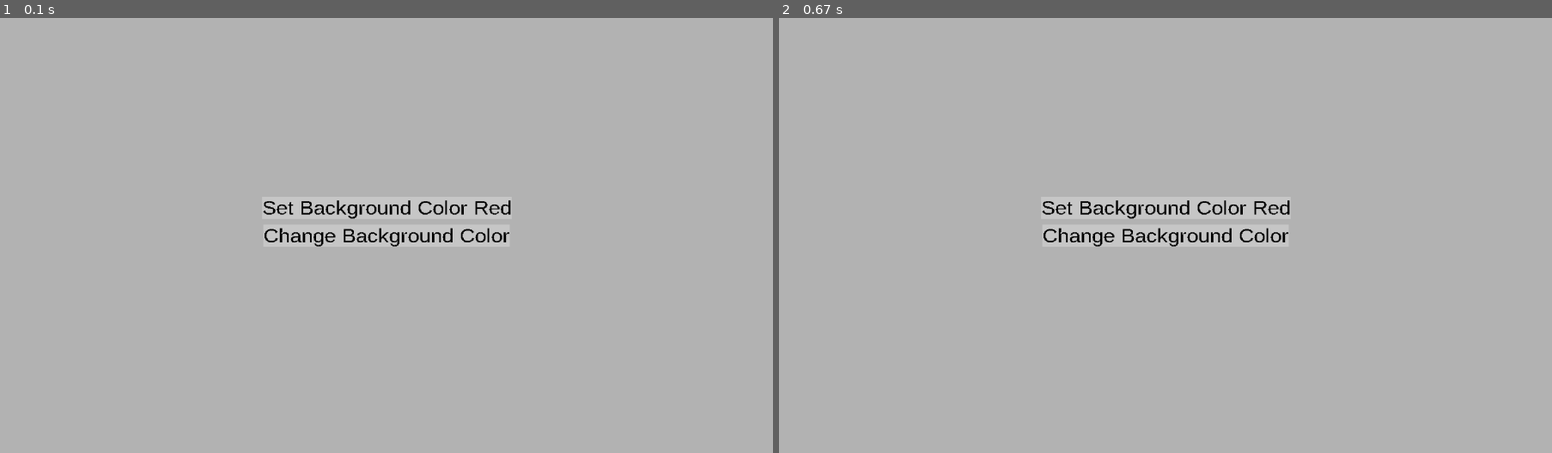
Above: before the commit, frames 1-2 (left to right).
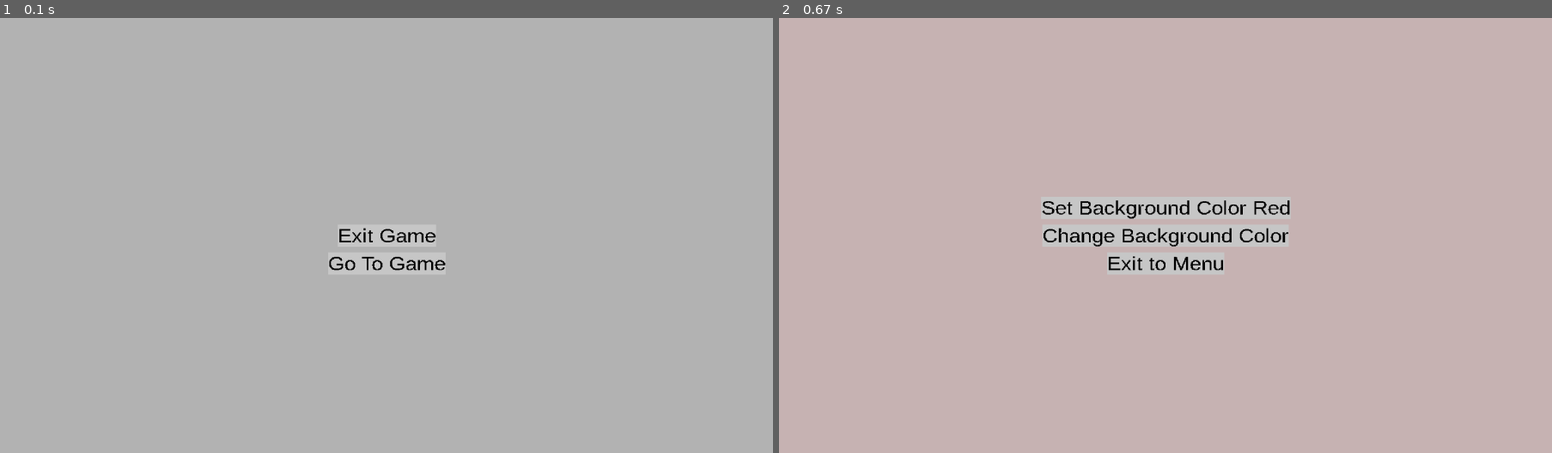
Above: after the commit, the same moments.

Repository: LZX1000/Games
Game: pygame game, started from space_platformer/main.py
Same seed, same stepped clock (60 frames per second), same inputs: the game is played once before the commit and once after it.
Inputs (mouse positions are in pixels of both pictures, inside the frame that each line leads up to):
- Up to frame 1 (0.1 s): no input
- Up to frame 2 (0.67 s): click (1134, 257) at 0.38 s

The runs differ from the first frame. In frame 1, 1.0% of the frame differs, in the area x 34-67%, y 41-59%; in frame 2, 0.2%.

Commit message:
Refractor gamestate handling, add game scene

Diff:
--- /dev/null
+++ b/space_platformer/config.py
@@ -0,0 +1,3 @@
+# config.py
+
+CURRENT_GAMESTATE = "menu"
--- a/space_platformer/game.py
+++ b/space_platformer/game.py
@@ -1,45 +1,64 @@
-# # game.py
+# menu.py
 
-# import pygame
+import pygame
 
-# from typing import Any
+from typing import Any
 
-# import random
+import random
 
-# from main import Gamestate, color
+import config
 
-# from button import *
+from button import *
 
 
-# class scene(Gamestate):
-#     __slots__ = (
-#         '__objects',
-#         '__colors'
-#     )
+class Scene():
+    __slots__ = (
+        '__objects',
+        '__colors'
+    )
 
-#     def __init__(self, display) -> None:
-#         super().__init__()
+    def __init__(self, display) -> None:
+        super().__init__()
 
-#         self.__colors: dict[str, color] = {
-#             'BACKGROUND_COLOR': (180, 180, 180)
-#         }
+        self.__colors: dict[str, tuple[int, int, int]] = {
+            'BACKGROUND_COLOR': (200, 180, 180)
+        }
 
-#         # Create buttons
-#         self.__objects: list[Any] = []
-#         self.__objects.append(Button(
-#             surface=(button_surface := display.get_font().render("Change Background Color", False, (0, 0, 0), (200, 200, 200))),
-#             topleft=(
-#                 display.get_internal_surface().get_width() // 2 - button_surface.get_width() // 2,
-#                 display.get_internal_surface().get_height() // 2 - button_surface.get_height() // 2
-#                 ),
-#             effect=lambda: setattr(self, self.__colors['BACKGROUND_COLOR'], random.choice([(0, 255, 0), (0, 0, 255), (255, 255, 0), (255, 0, 255), (0, 255, 255), (255, 128, 0)])),
-#             debug_color=(0, 255, 0)
-#         ))
-#         self.__objects.append(Button(
-#             surface=(button_surface := display.get_font().render("Set Background Color Red", False, (0, 0, 0), (200, 200, 200))),
-#             topleft=(
-#                 display.get_internal_surface().get_width() // 2 - button_surface.get_width() // 2,
-#                 display.get_internal_surface().get_height() // 2 - button_surface.get_height() // 2 - 50
-#                 ),
-#             effect=lambda: setattr(self, self.__colors['BACKGROUND_COLOR'], (255, 0, 0)),
-#         ))
+        # Create buttons
+        self.__objects: list[Any] = []
+        self.__objects.append(Button(
+            surface=(button_surface := display.get_font().render("Change Background Color", False, (0, 0, 0), (200, 200, 200))),
+            topleft=(
+                display.get_internal_surface().get_width() // 2 - button_surface.get_width() // 2,
+                display.get_internal_surface().get_height() // 2 - button_surface.get_height() // 2
+                ),
+            effect=lambda: self.__colors.__setitem__('BACKGROUND_COLOR', random.choice([(0, 255, 0), (0, 0, 255), (255, 255, 0), (255, 0, 255), (0, 255, 255), (255, 128, 0)])),
+            debug_color=(0, 255, 0)
+        ))
+        self.__objects.append(Button(
+            surface=(button_surface := display.get_font().render("Set Background Color Red", False, (0, 0, 0), (200, 200, 200))),
+            topleft=(
+                display.get_internal_surface().get_width() // 2 - button_surface.get_width() // 2,
+                display.get_internal_surface().get_height() // 2 - button_surface.get_height() // 2 - 50
+                ),
+            effect=lambda: self.__colors.__setitem__('BACKGROUND_COLOR', (255, 0, 0)),
+        ))
+        self.__objects.append(Button(
+            surface=(button_surface := display.get_font().render("Exit to Menu", False, (0, 0, 0), (200, 200, 200))),
+            topleft=(
+                display.get_internal_surface().get_width() // 2 - button_surface.get_width() // 2,
+                display.get_internal_surface().get_height() // 2 - button_surface.get_height() // 2 + 50
+                ),
+            effect=lambda: setattr(config, 'CURRENT_GAMESTATE', 'menu'),
+        ))
+
+    '''GETTERS'''
+
+    def get_objects(self) -> list[Any]:
+        return self.__objects
+
+    def get_colors(self) -> dict[str, tuple[int, int, int]]:
+        return self.__colors
+
+    def get_name(self) -> str:
+        return f"{self.__class__.__module__}"
--- a/space_platformer/main.py
+++ b/space_platformer/main.py
@@ -1,12 +1,11 @@
 # main.py
 
-# Pygame
+# Python
 import pygame
-
-# Python Others
 from typing import Any
 
 # Gamestates
+import config
 import game
 import menu
 
@@ -20,6 +19,8 @@
     "game" : game,
     "menu" : menu
 }
+
+CURRENT_GAMESTATE = "menu"  # Starting gamestate
 
 
 class Gamestate():
@@ -35,10 +36,15 @@
     tracked_values: dict[str, Any] = {'debug_mode': False}
     # gamestate = "game"
 
-    gamestate: Gamestate = GAMESTATES["menu"].scene(display)  # Start with the menu gamestate
+    gamestate: Gamestate = GAMESTATES[config.CURRENT_GAMESTATE].Scene(display)  # Start with the menu gamestate
 
     # Main loop
     while True:
+        if config.CURRENT_GAMESTATE != gamestate.get_name():
+            if config.CURRENT_GAMESTATE == "quit":
+                quit()
+            gamestate = GAMESTATES[config.CURRENT_GAMESTATE].Scene(display)
+
         # Get held keys
         keys = pygame.key.get_pressed()
 
--- a/space_platformer/menu.py
+++ b/space_platformer/menu.py
@@ -1,17 +1,13 @@
 # menu.py
-
-import pygame
 
 from typing import Any
 
-import random
-
-from main import Gamestate, color
+import config
 
 from button import *
 
 
-class scene(Gamestate):
+class Scene():
     __slots__ = (
         '__objects',
         '__colors'
@@ -20,28 +16,28 @@
     def __init__(self, display) -> None:
         super().__init__()
 
-        self.__colors: dict[str, color] = {
+        self.__colors: dict[str, tuple[int, int, int]] = {
             'BACKGROUND_COLOR': (180, 180, 180)
         }
 
         # Create buttons
         self.__objects: list[Any] = []
         self.__objects.append(Button(
-            surface=(button_surface := display.get_font().render("Change Background Color", False, (0, 0, 0), (200, 200, 200))),
+            surface=(button_surface := display.get_font().render("Go To Game", False, (0, 0, 0), (200, 200, 200))),
+            topleft=(
+                display.get_internal_surface().get_width() // 2 - button_surface.get_width() // 2,
+                display.get_internal_surface().get_height() // 2 - button_surface.get_height() // 2 + 50
+                ),
+            effect=lambda: setattr(config, 'CURRENT_GAMESTATE', 'game'),
+        ))
+        self.__objects.append(Button(
+            surface=(button_surface := display.get_font().render("Exit Game", False, (0, 0, 0), (200, 200, 200))),
             topleft=(
                 display.get_internal_surface().get_width() // 2 - button_surface.get_width() // 2,
                 display.get_internal_surface().get_height() // 2 - button_surface.get_height() // 2
                 ),
-            effect=lambda: self.__colors.__setitem__('BACKGROUND_COLOR', random.choice([(0, 255, 0), (0, 0, 255), (255, 255, 0), (255, 0, 255), (0, 255, 255), (255, 128, 0)])),
+            effect=lambda: setattr(config, 'CURRENT_GAMESTATE', 'quit'),
             debug_color=(0, 255, 0)
-        ))
-        self.__objects.append(Button(
-            surface=(button_surface := display.get_font().render("Set Background Color Red", False, (0, 0, 0), (200, 200, 200))),
-            topleft=(
-                display.get_internal_surface().get_width() // 2 - button_surface.get_width() // 2,
-                display.get_internal_surface().get_height() // 2 - button_surface.get_height() // 2 - 50
-                ),
-            effect=lambda: self.__colors.__setitem__('BACKGROUND_COLOR', (255, 0, 0)),
         ))
 
     '''GETTERS'''
@@ -49,5 +45,8 @@
     def get_objects(self) -> list[Any]:
         return self.__objects
 
-    def get_colors(self) -> dict[str, color]:
+    def get_colors(self) -> dict[str, tuple[int, int, int]]:
         return self.__colors
+
+    def get_name(self) -> str:
+        return f"{self.__class__.__module__}"
